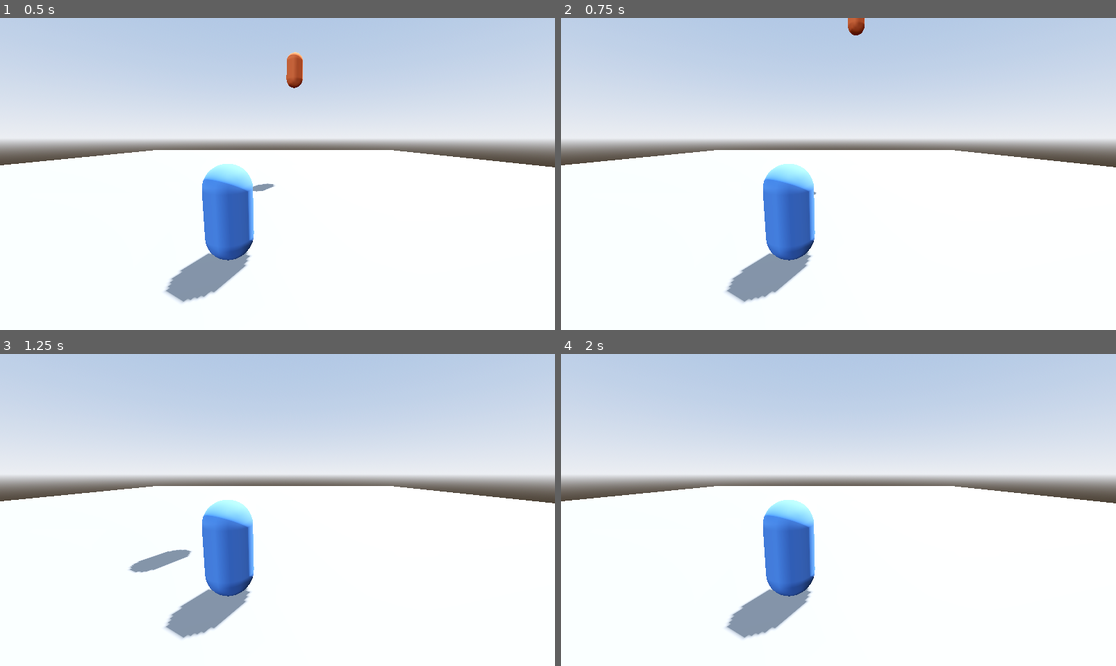
Above: before the commit, frames 1-4 (two rows, left to right).
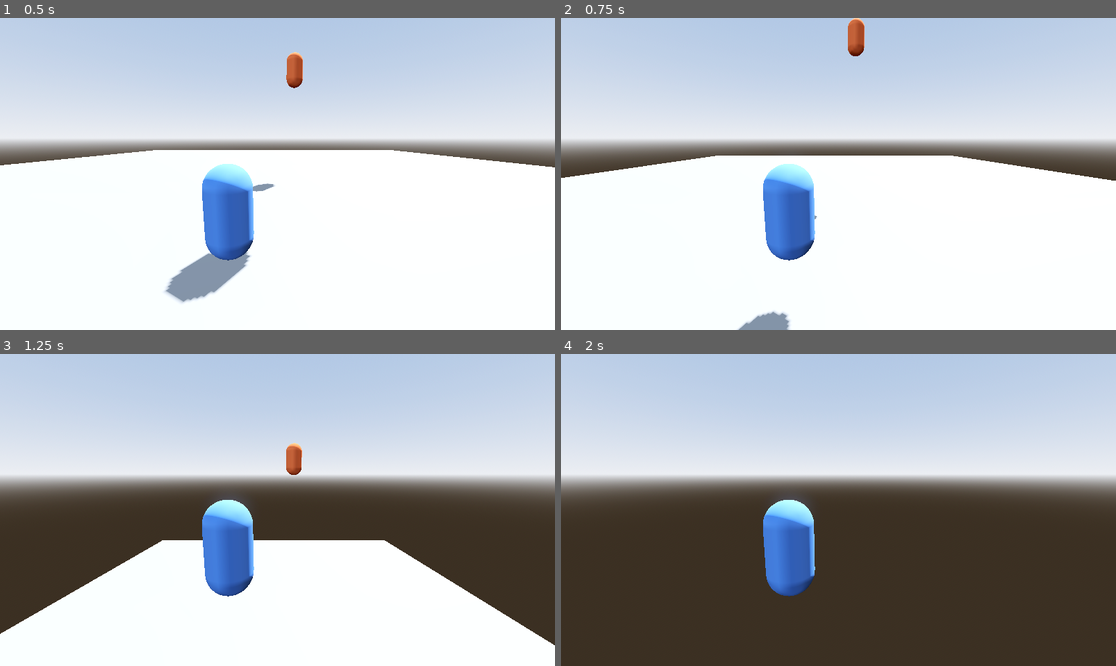
Above: after the commit, the same moments.

Repository: axel-k7/Godot-Modularity-and-Composition
Game: Godot game, scene res://main.tscn
Same seed, same stepped clock (60 frames per second), same inputs: the game is played once before the commit and once after it.
Inputs (mouse positions are in pixels of both pictures, inside the frame that each line leads up to):
- Up to frame 1 (0.5 s): no input
- Up to frame 2 (0.75 s): move the mouse to (960, 158) at 0.52 s; hold W (gameplay_forward, bound only after the commit) from 0.53 s (still down); tap Space (gameplay_jump) at 0.6 s; click (960, 158) at 0.67 s
- Up to frame 3 (1.25 s): keep holding W (gameplay_forward, bound only after the commit); tap Space (gameplay_jump) at 0.77, 1.07 s
- Up to frame 4 (2 s): move the mouse to (727, 525) at 1.27 s; release W (gameplay_forward, bound only after the commit) at 1.28 s; tap Space (gameplay_jump) at 1.35, 1.52, 1.82 s

Frame 1 is identical in both runs. In frame 2, 4.6% of the frame differs, in the area x 0-100%, y 0-100%; in frame 3, 26%; in frame 4, 54%, in the area x 0-100%, y 42-100%.

Commit message:
tiny fixes to inputmanager interacting with gsm

Diff:
--- a/modularity-and-reusability/entities/player/player.gd
+++ b/modularity-and-reusability/entities/player/player.gd
@@ -14,3 +14,6 @@
 		"gameplay_jump":
 			if pressed:
 				movement_component.jump()
+		"gameplay_forward":
+			if pressed:
+				pass
--- a/modularity-and-reusability/entities/player/player.tscn
+++ b/modularity-and-reusability/entities/player/player.tscn
@@ -54,5 +54,5 @@
 
 [node name="InputListener" type="Node" parent="."]
 script = ExtResource("2_abrql")
-listened_actions = Array[String](["gameplay_jump"])
+listened_actions = Array[String](["gameplay_jump", "gameplay_forward"])
 metadata/_custom_type_script = "uid://cdnwb8clb3rjp"
--- a/modularity-and-reusability/globals/game_state_manager.gd
+++ b/modularity-and-reusability/globals/game_state_manager.gd
@@ -10,7 +10,7 @@
 signal game_state_changed(new_state: GameState)
 
 #private, don't change through outside code
-var _state: GameState = GameState.GAMEPLAY
+var _state: GameState = GameState.MENU
 
 #public, do GameStateManager.state = new_state
 #mostly just playing around with setget vars
--- a/modularity-and-reusability/globals/input_manager.gd
+++ b/modularity-and-reusability/globals/input_manager.gd
@@ -14,12 +14,16 @@
 var action_states: Dictionary = {}
 
 func _ready():
+	if gsm:
+		gsm.connect("game_state_changed", _change_game_state)
+
 	_initialize_actions()
 
 func _initialize_actions():
 	action_states.clear()
 	for action in InputMap.get_actions():
-		action_states[action] = false
+		if not action.begins_with("ui_"): #<- filters out built in actions so action polling doesnt go craazyy
+			action_states[action] = false
 
 func register_listener(listener: Node, actions: Array[String]) -> void:
 	for action in actions:
@@ -55,7 +59,7 @@
 		if not action_states.has(action):
 			action_states[action] = false
 		var prev_pressed: bool = action_states[action]
-		var axis_value: float = Input.get_action_strength(action)
+		#var axis_value: float = Input.get_action_strength(action)
 
 		if pressed and not prev_pressed:
 			_notify_listeners(action, true)
@@ -73,3 +77,12 @@
 
 func _action_allowed_in_context(action_name: String) -> bool:
 	return action_name.begins_with(current_context + "_") or action_name.begins_with("global_")
+
+func _change_game_state(_new_state: GameStateManager.GameState): #ew
+	match _new_state:
+		GameStateManager.GameState.GAMEPLAY:
+			current_context = "gameplay"
+		GameStateManager.GameState.MENU:
+			current_context = "menu"
+		GameStateManager.GameState.PAUSED:
+			current_context = "paused"
--- a/modularity-and-reusability/main.gd
+++ b/modularity-and-reusability/main.gd
@@ -1,4 +1,4 @@
 extends Node3D
 
 func _ready():
-	pass
+	GlobalGameStateManager.state = GameStateManager.GameState.GAMEPLAY
--- a/modularity-and-reusability/project.godot
+++ b/modularity-and-reusability/project.godot
@@ -31,3 +31,9 @@
 "events": [Object(InputEventKey,"resource_local_to_scene":false,"resource_name":"","device":-1,"window_id":0,"alt_press …(191 unchanged characters)…
 ]
 }
+gameplay_forward={
+"deadzone": 0.2,
+"events": [Object(InputEventKey,"resource_local_to_scene":false,"resource_name":"","device":-1,"window_id":0,"alt_pressed":false,"shift_pressed":false,"ctrl_pressed":false,"meta_pressed":false,"pressed":false,"keycode":0,"physical_keycode":87,"key_label":0,"unicode":119,"location":0,"echo":false,"script":null)
+, Object(InputEventKey,"resource_local_to_scene":false,"resource_name":"","device":-1,"window_id":0,"alt_pressed":false,"shift_pressed":false,"ctrl_pressed":false,"meta_pressed":false,"pressed":false,"keycode":0,"physical_keycode":4194320,"key_label":0,"unicode":0,"location":0,"echo":false,"script":null)
+]
+}
